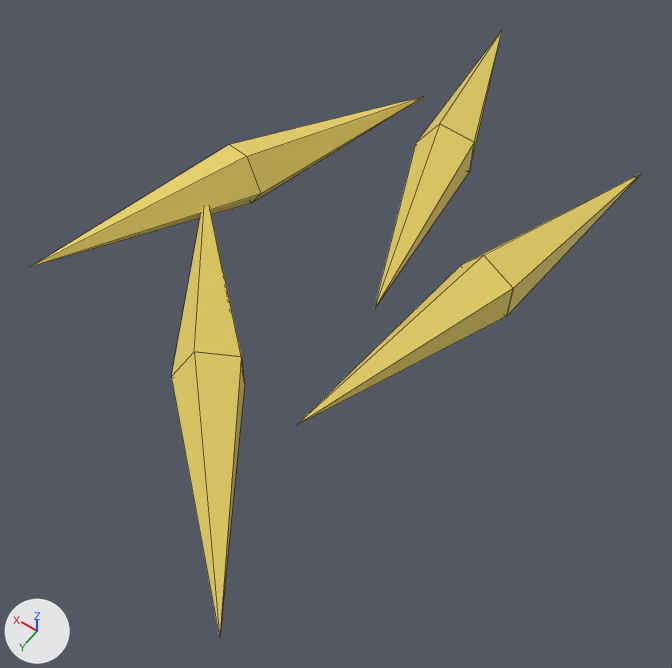
A saved change to the FBX model WorkingArt/seed.fbx.
One viewpoint serves both versions: a 50 mm camera at (-0.00224, 0.00337, 0.00463) aimed at (-0.00005, 0.0003, -0.0002). The lights are fixed; the arrows at lower left show +X, +Y and +Z. Mesh edges are drawn as thin lines. Where no turn or scale is listed for an object, it has been applied to the vertices.

Objects in the first picture: 'pPyramid3', 'pPyramid4', 'pPyramid5', 'pPyramid6'.
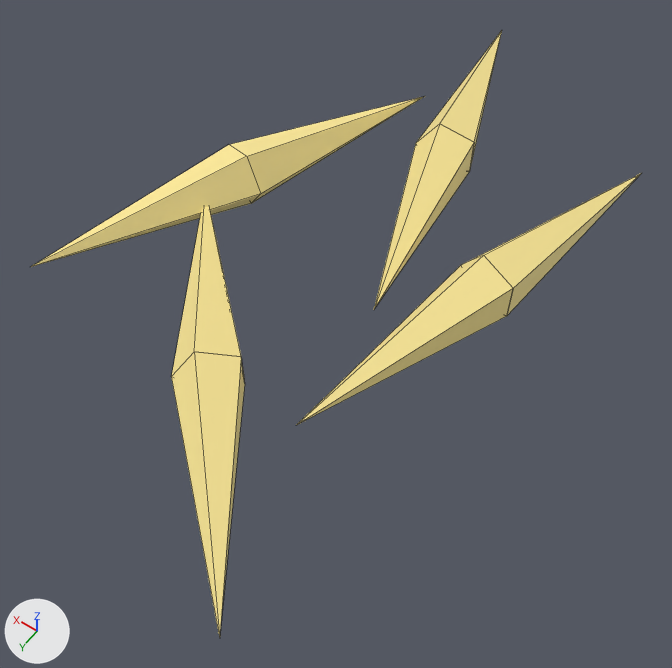
Commit message: tweaked color of seeds

Where the change shows, as pixel boxes [x1, y1, x2, y2] in the pictures (672 x 668 px):
'pPyramid6', recoloured
    both: [171, 207, 245, 635]
'pPyramid5', recoloured
    both: [300, 175, 639, 423]
'pPyramid4', recoloured
    both: [33, 97, 422, 266]
'pPyramid3', recoloured
    both: [374, 31, 502, 307]

Edits to the bpy script that builds the scene:
```text
Change mat_lambert10:
    mat_lambert10.base_color: (0.814, 0.642, 0.128) -> (1.0, 0.828, 0.314)  # yellow #e9d264 -> yellow #ffeb98
```
